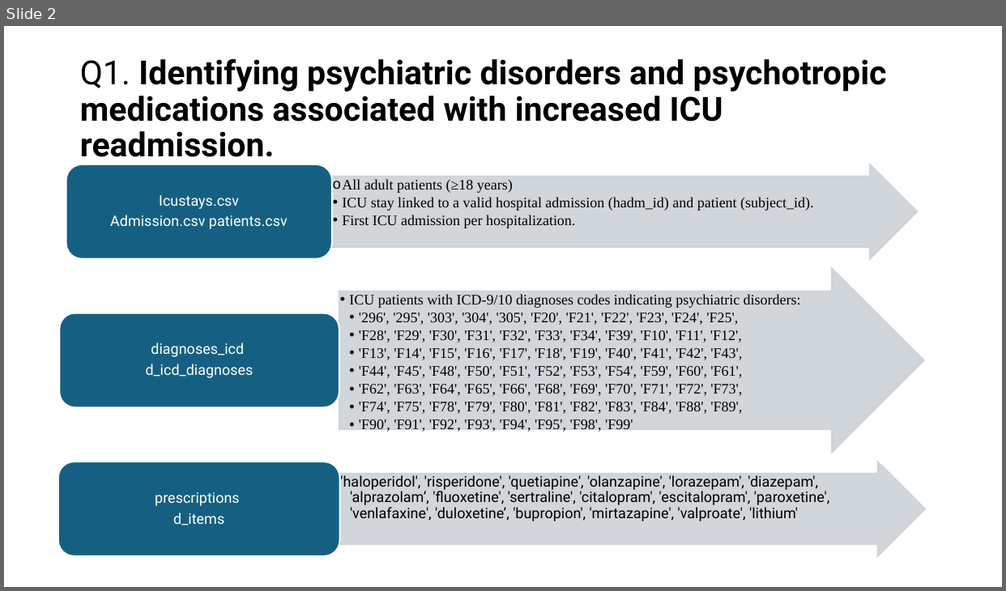
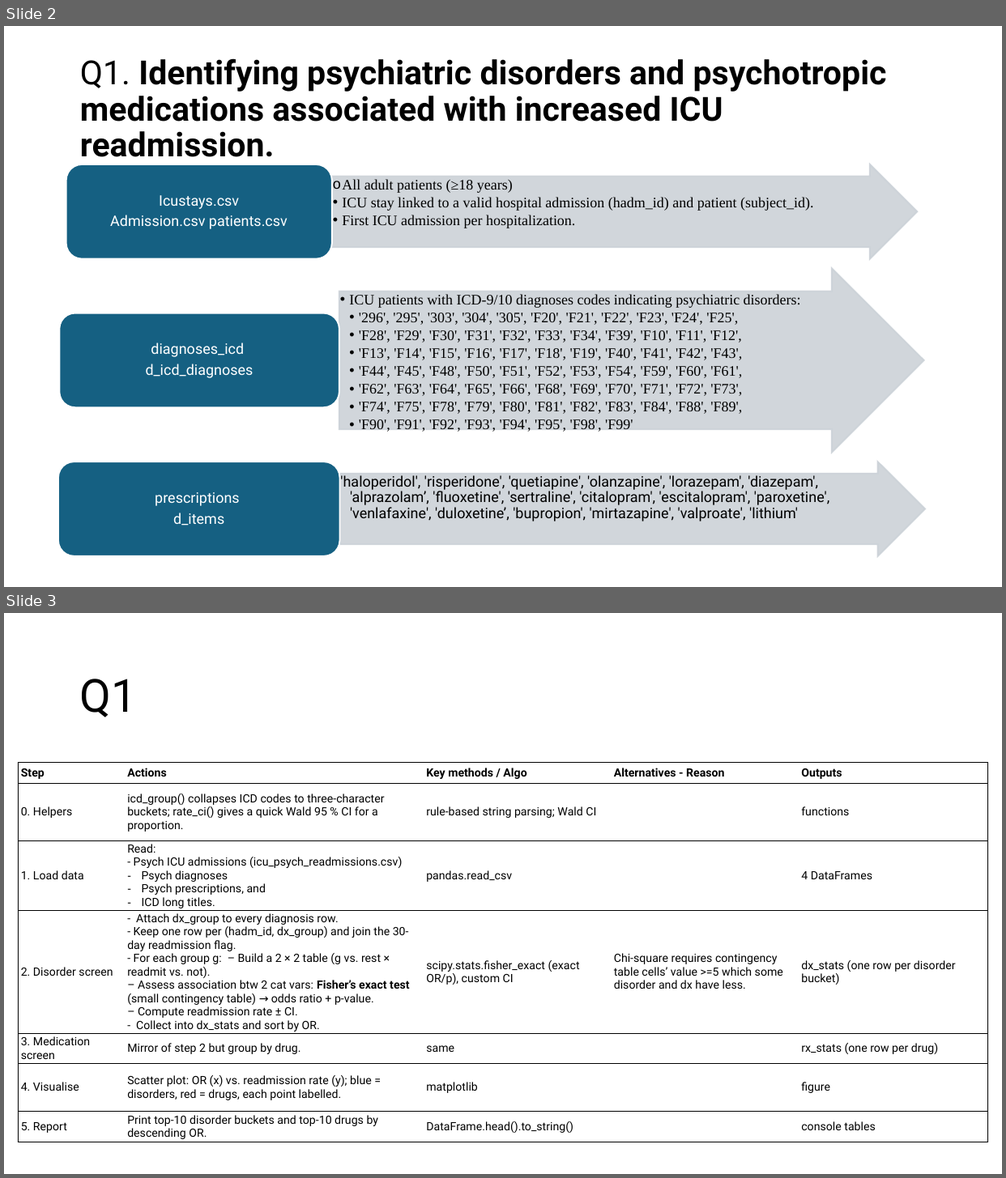
Before and after one commit to datnguyent93/Psychiatric-ICU-Readmission-, a slide deck: Objective4_plan.pptx. Shown one above the other, each under a label of ours: slide 2 before the commit, slides 2 and 3 after it. The pictures are 1006x591 and 1006x1178 pixels, drawn with LibreOffice and Linux fonts; fonts in the diff are those of the drawing. Boxes give left, top, right and bottom in pixels: in the first picture for what was removed or moved away, otherwise in the second. Text is boxed around its words. In the diff, an @@ line names an element or a change of style, - is before the commit and + after.

```diff
--- a/Objective4_plan.pptx
+++ b/Objective4_plan.pptx
@@ slide 3 added at (4,613,1002,1174), background #FFFFFF @@
@@ title added at (80,679,138,717), 44 pt, text #000000 @@
+Q1
@@ table added at (19,763,988,1149), 7 rows, 5 columns @@
+Step | Actions | Key methods / Algo | Alternatives - Reason | Outputs
+0. Helpers | icd_group() collapses ICD codes to three-character buckets; rate_ci() gives a quick Wald 95 % CI for a proportion. | rule-based string parsing; Wald CI |  | functions
+1. Load data | Read: / - Psych ICU admissions (icu_psych_readmissions.csv) / Psych diagnoses / Psych prescriptions, and / ICD long titles. | pandas.read_csv |  | 4 DataFrames
+2. Disorder screen | - Attach dx_group to every diagnosis row. / - Keep one row per (hadm_id, dx_group) and join the 30-day readmission flag. / - For each group g: – Build a 2 × 2 table (g vs. rest × readmit vs. not). / – Assess association btw 2 cat vars: Fisher’s exact test (small contingency table) → odds ratio + p-value. / – Compute readmission rate ± CI. / - Collect into dx_stats and sort by OR. | scipy.stats.fisher_exact (exact OR/p), custom CI | Chi-square requires contingency table cells’ value >=5 which some disorder and dx have less. | dx_stats (one row per disorder bucket)
+3. Medication screen | Mirror of step 2 but group by drug. | same |  | rx_stats (one row per drug)
+4. Visualise | Scatter plot: OR (x) vs. readmission rate (y); blue = disorders, red = drugs, each point labelled. | matplotlib |  | figure
+5. Report | Print top-10 disorder buckets and top-10 drugs by descending OR. | DataFrame.head().to_string() |  | console tables
```
Also in this commit, not shown: 2 other slides added, 1 other file.
